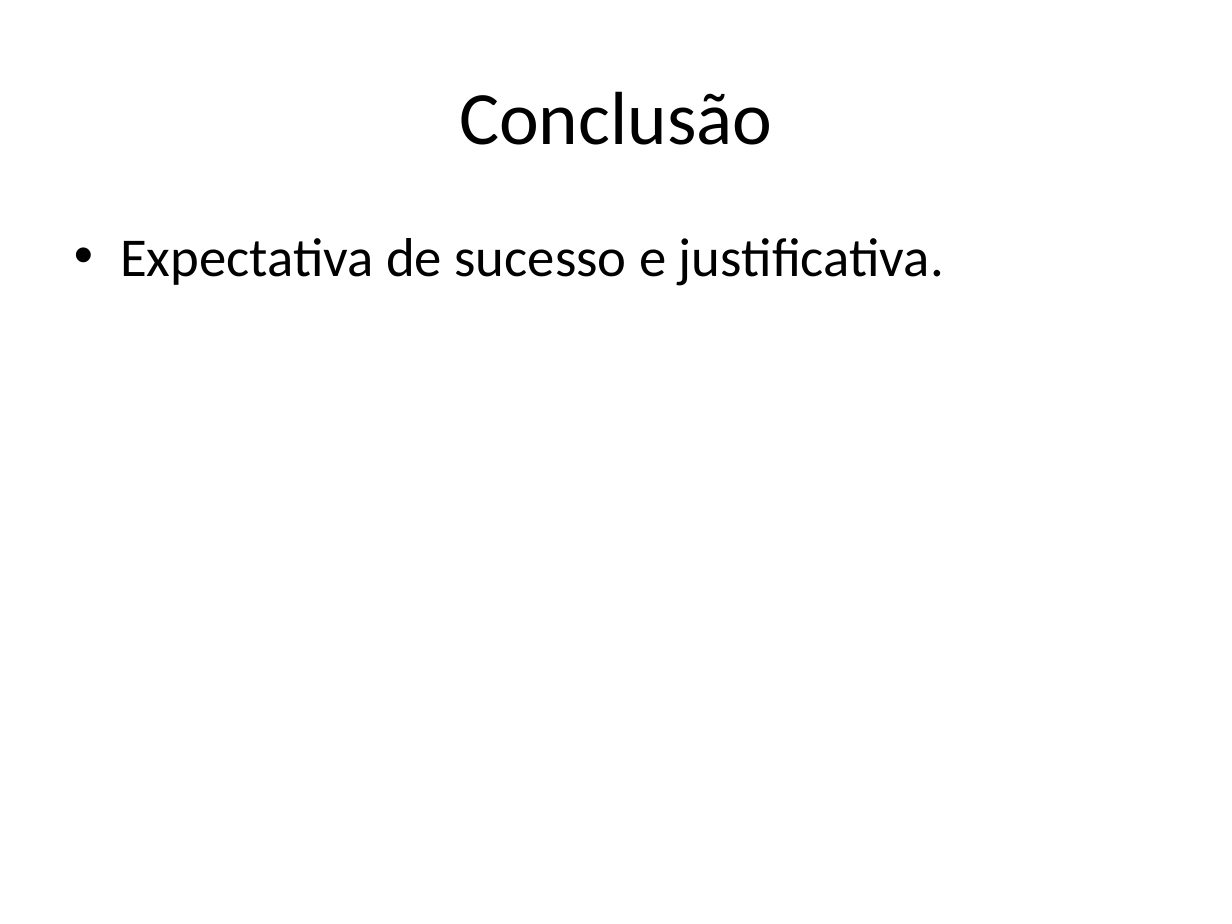
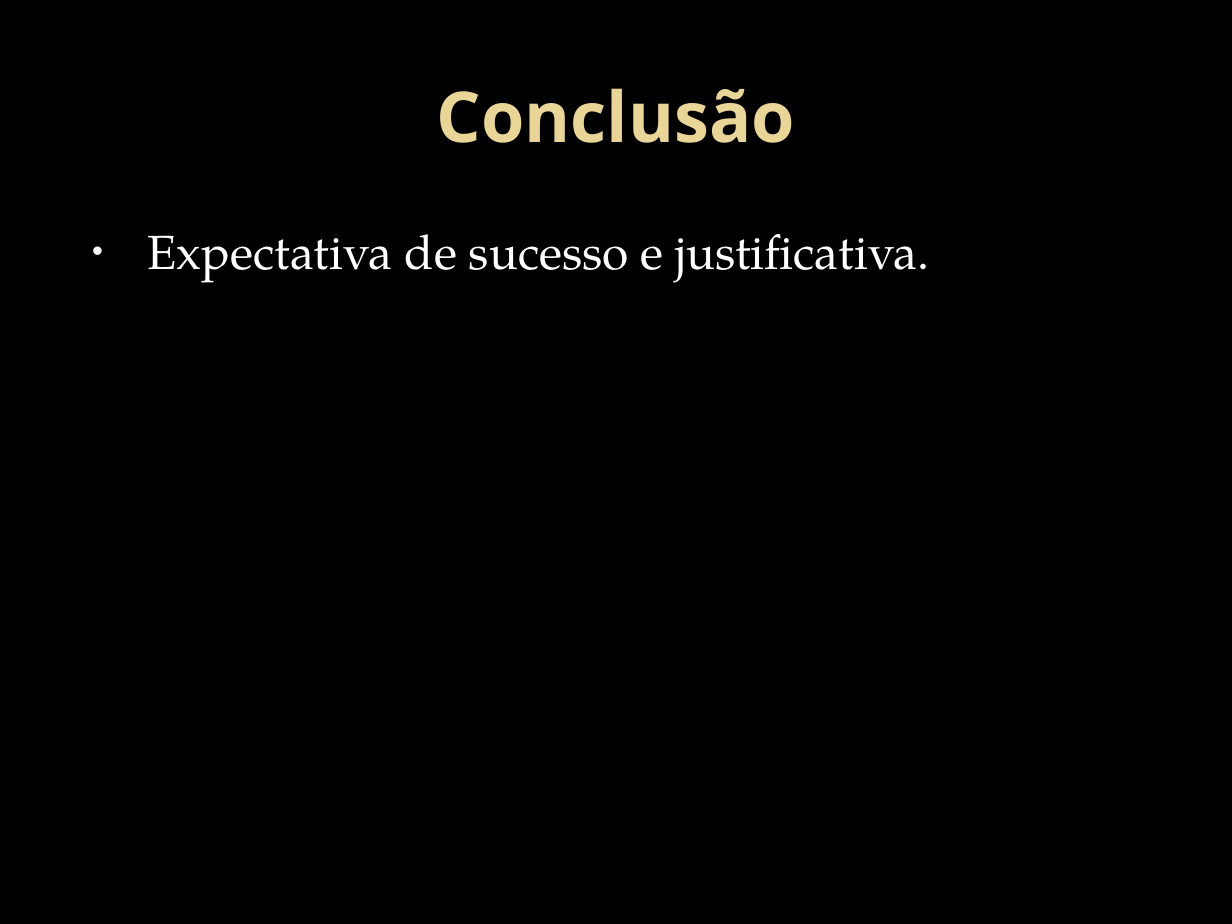
Before and after one commit to HamiltonSantos/FisioDiag, a slide deck: slide 8 of Proposta/ApresentacaoProposta.pptx. Drawn at 1232x924 pixels with LibreOffice and Linux fonts; fonts in the diff are those of the drawing; background and template pictures are left out. Boxes give left, top, right and bottom in pixels: in the first picture for what was removed or moved away, otherwise in the second. Text is boxed around its words. In the diff, an @@ line names an element or a change of style, - is before the commit and + after.

```diff
--- a/Proposta/ApresentacaoProposta.pptx
+++ b/Proposta/ApresentacaoProposta.pptx
@@ background #FFFFFF to picture (left out) @@
@@ title "Conclusão" at [437, 88, 795, 143]: size 44 to 41 pt, font Calibri to Noto Sans, text colour #000000 to gradient #EAD696 to #E7D081, bold on @@
@@ text "Expectativa de sucesso e justificativa." at [148, 234, 930, 283]: size 32 to 28 pt, font Calibri to TeX Gyre Pagella, text colour #000000 to #FFFFFF; indent changed @@
```
Also in this commit, not shown: 6 other slides changed, 1 slide added, 1 slide removed, 1 other file.
